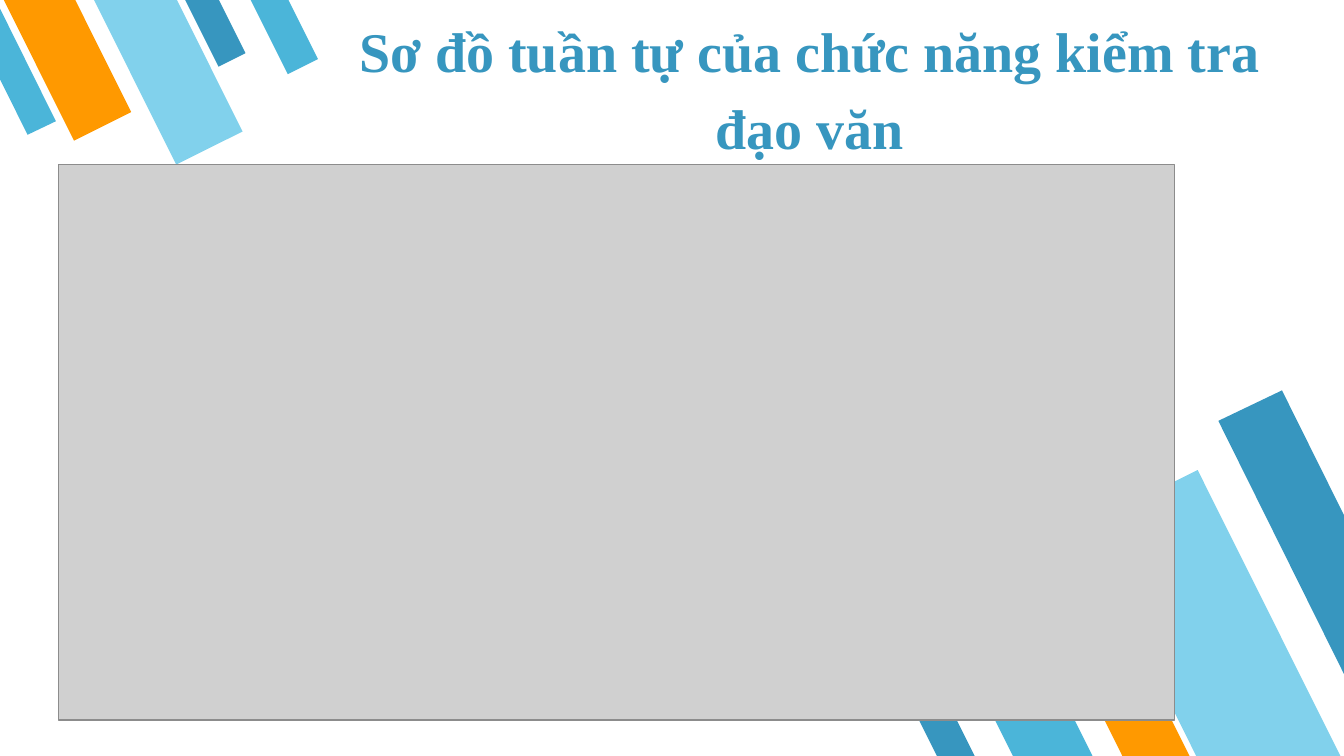
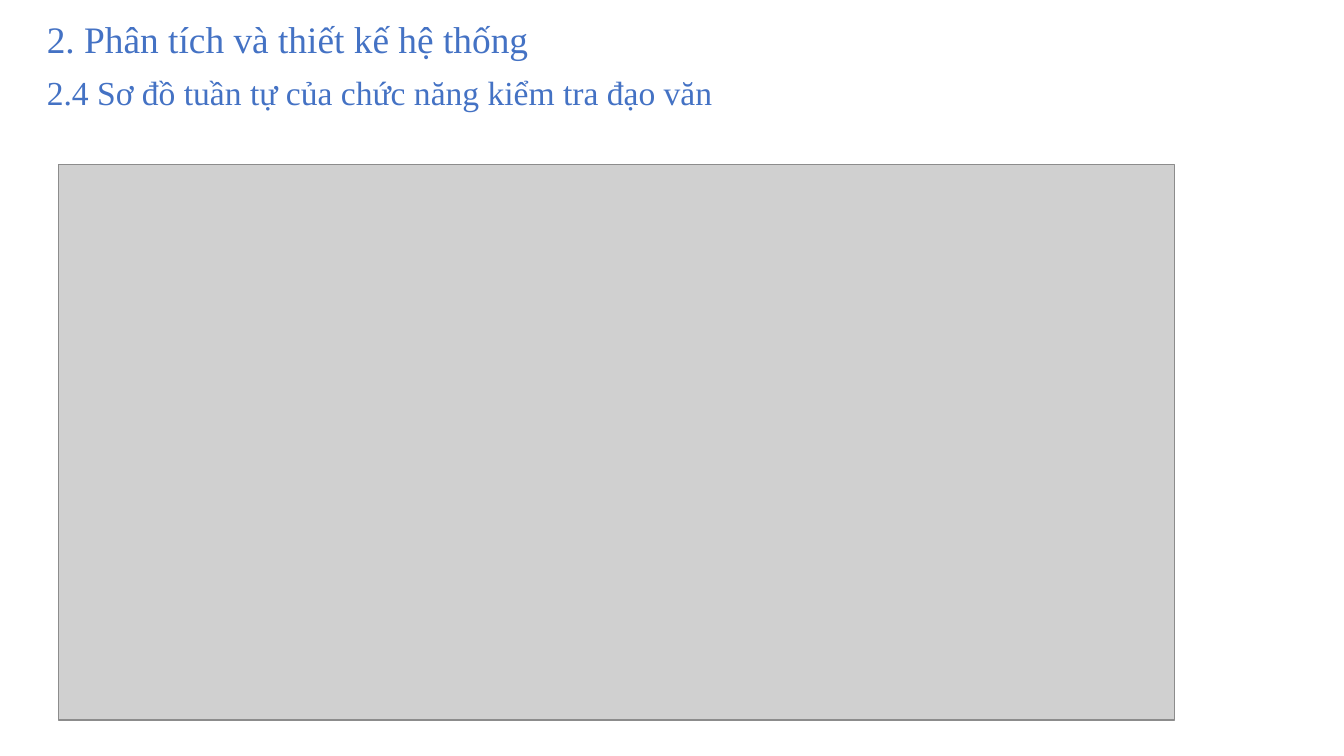
Before and after one commit to PTH-IT/DATN, a slide deck: slide 12 of Baocao/doan.pptx (slide 18 before the commit). Drawn at 1344x756 pixels with LibreOffice and Linux fonts; fonts in the diff are those of the drawing; grey boxes stand for pictures. Boxes give left, top, right and bottom in pixels: in the first picture for what was removed or moved away, otherwise in the second. Text is boxed around its words. In the diff, an @@ line names an element or a change of style, - is before the commit and + after.

```diff
--- a/Baocao/doan.pptx
+++ b/Baocao/doan.pptx
@@ group removed at (0, 0, 318, 164): 4 flow chart manual inputs, 1 freeform shape @@
@@ text added at (47, 26, 528, 60), 20 pt, text #4472C4 @@
+2. Phân tích và thiết kế hệ thống
@@ text at (47, 80, 712, 112): text changed; size 30 to 18 pt; text colour #3796BF to #4472C4; bold off @@
-Sơ đồ tuần tự của chức năng kiểm tra đạo văn
+2.4 Sơ đồ tuần tự của chức năng kiểm tra đạo văn
@@ group removed at (908, 390, 1344, 756): 4 flow chart manual inputs, 1 freeform shape @@
```
Also in this commit, not shown: 8 other slides changed, 8 slides added, 13 slides removed.
